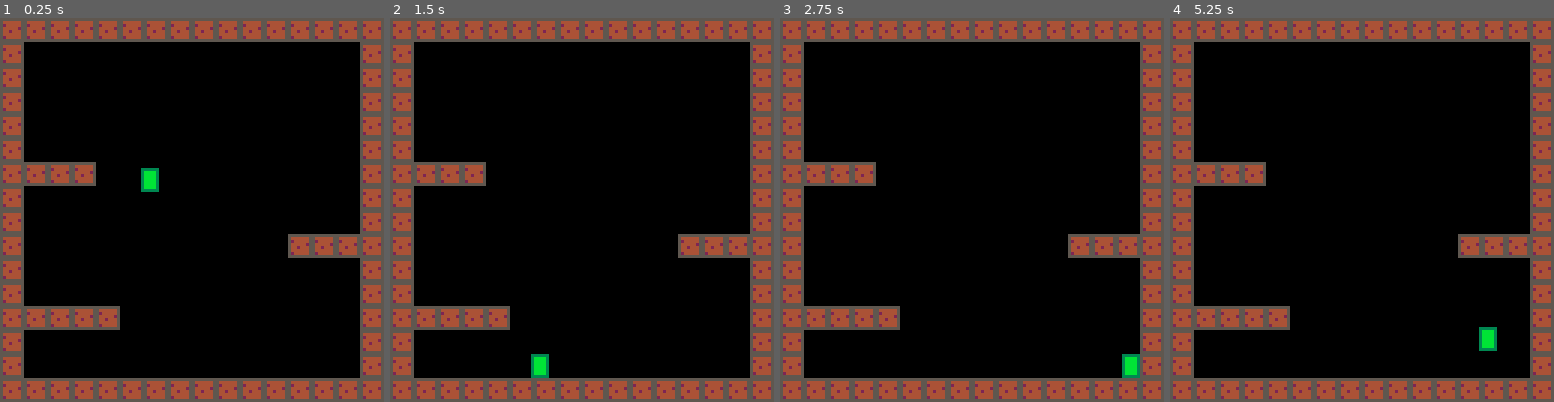
Above: before the commit, frames 1-4 (left to right).
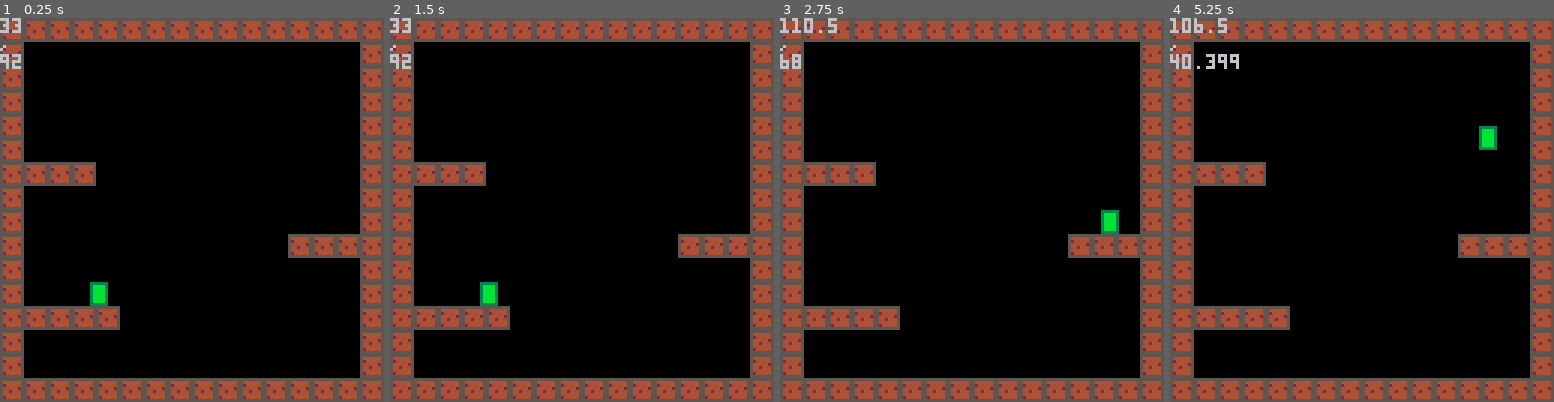
Above: after the commit, the same moments.

Repository: adparadise/pico8-games
Game: PICO-8 cartridge platform.p8
Same seed, same stepped clock (60 frames per second), same inputs: the game is played once before the commit and once after it.
Inputs:
- Up to frame 1 (0.25 s): no input
- Up to frame 2 (1.5 s): tap X (X key) at 0.33, 1.07 s; tap O (Z key) at 0.7 s
- Up to frame 3 (2.75 s): hold Right 1.6-2.1 s; tap O (Z key) at 1.7, 2.1, 2.5 s; tap X (X key) at 1.85 s; hold Up 2.15-2.42 s; hold Right from 2.47 s (still down)
- Up to frame 4 (5.25 s): tap O (Z key) every 0.4 s from 2.9 to 4.9 s; tap X (X key) at 2.97, 4.08, 5.2 s; release Right at 3.03 s; hold Left 3.08-3.58 s; hold Down 3.63-3.97 s; hold Right 4.02-4.68 s; hold Up 4.73-5.03 s; hold Left from 5.08 s (still down)

The runs differ from the first frame. In frame 1, 0.8% of the frame differs, in the area x 0-42%, y 0-75%; in frame 2, 0.8%; in frame 3, 1.0%; in frame 4, 1.2%, in the area x 0-86%, y 0-87%.

Commit message:
place player for collision test

Diff:
--- a/platform.p8
+++ b/platform.p8
@@ -25,7 +25,7 @@
 function _init()
   t = 0
   for i = 0,1 do
-    players[i] = create_player(0,50,50)
+    players[i] = create_player(0,33,92)
   end
 end
 
@@ -52,7 +52,7 @@
   player.w = 6
   player.h = 8
   player.ax = 0
-  player.vy = -3
+  player.vy = 0
   player.vx = 0
   player.state = AIRBORNE
   player.jump_until = 0
@@ -255,10 +255,13 @@
 
 function draw_player(player)
   spr(7,player.x-4,player.y-4)
+  draw_player_debug(player)
 end
 
 function draw_player_debug(player)
-  print(player.jump_direction)
+  print(player.x)
+  print(", ")
+  print(player.y)
 end
 __gfx__
 00000000000000067777750000000000000000000000000000000000033333300000000000000000000000000000000000000000000000000000000000000000
